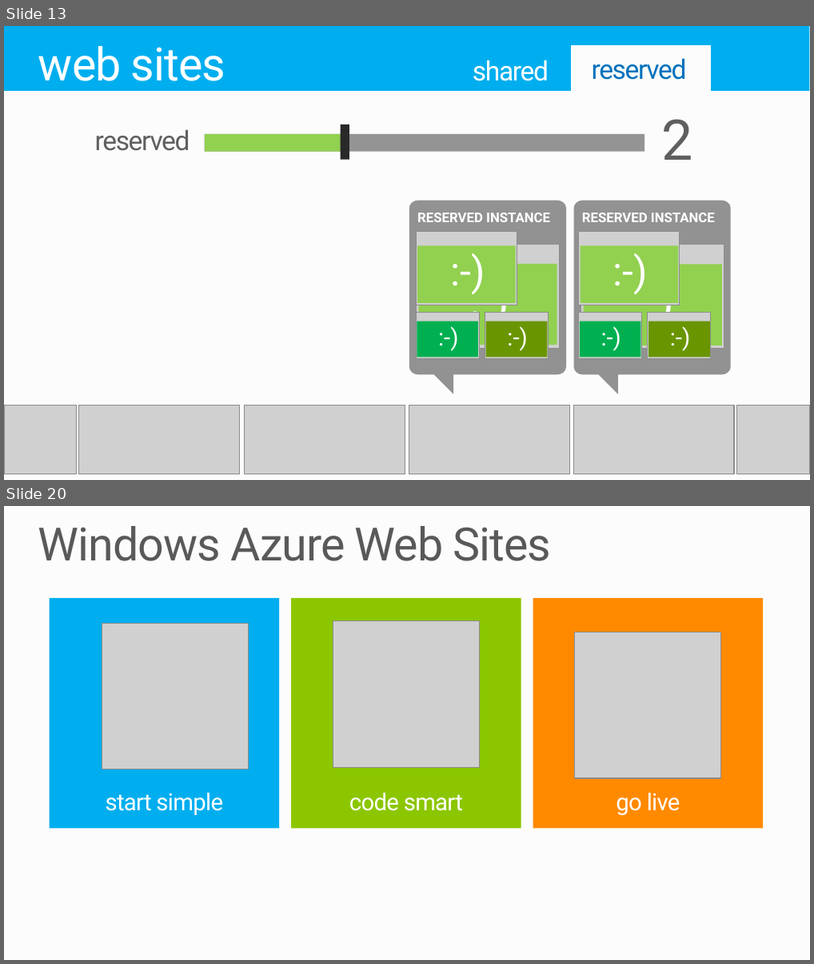
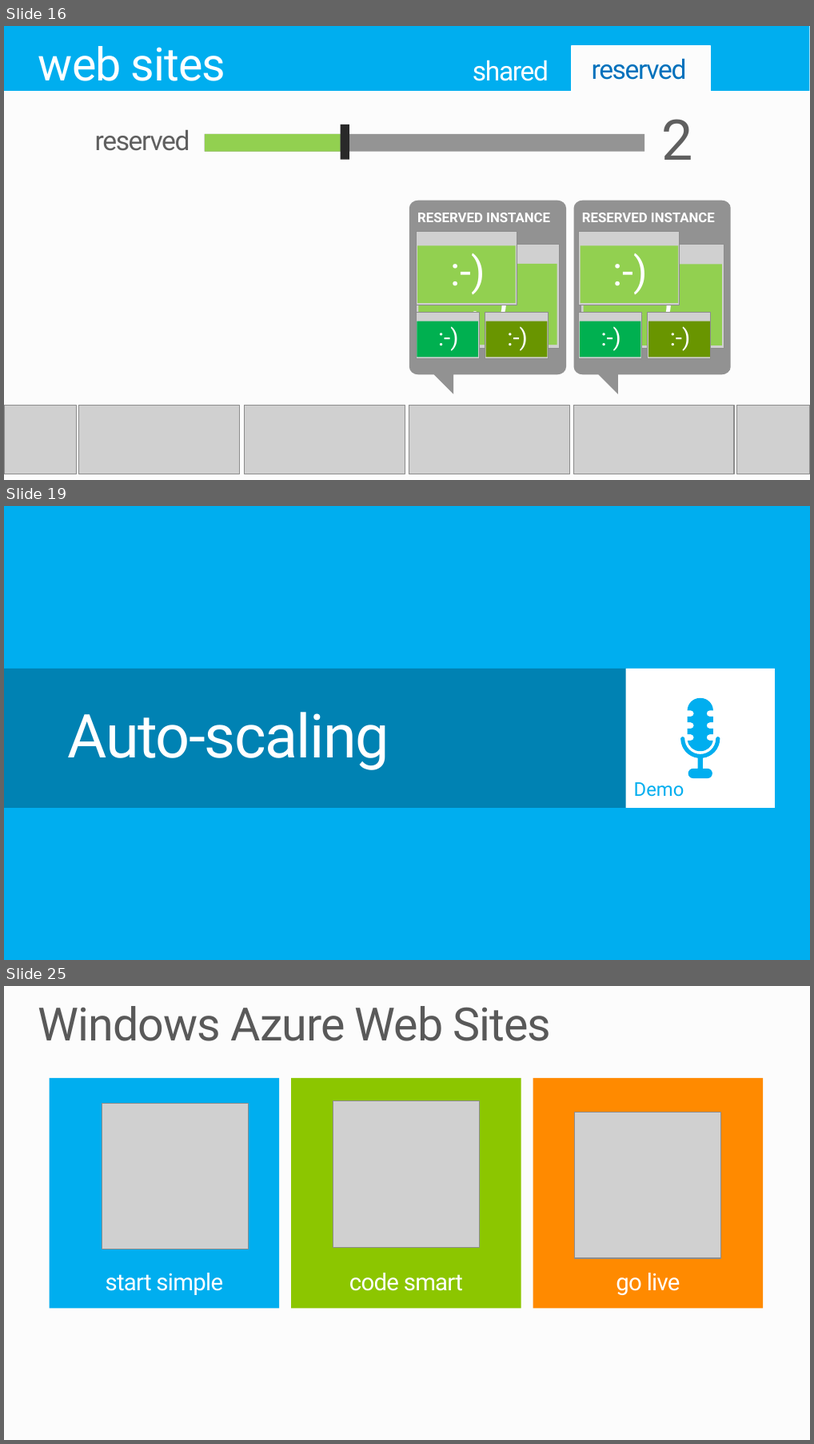
Before and after one commit to raz2/PRESENTATION-WindowsAzureWebSites, a slide deck: WindowsAzureWebSites.pptx. Shown one above the other, each under a label of ours: slides 13 and 20 before the commit, slides 16, 19 and 25 after it; the slides between them are not shown. The pictures are 814x964 and 814x1444 pixels, drawn with LibreOffice and Linux fonts; fonts in the diff are those of the drawing; grey boxes stand for pictures; background and template pictures are left out. Boxes give left, top, right and bottom in pixels: in the first picture for what was removed or moved away, otherwise in the second. Text is boxed around its words. In the diff, an @@ line names an element or a change of style, - is before the commit and + after.

```diff
--- a/WindowsAzureWebSites.pptx
+++ b/WindowsAzureWebSites.pptx
@@ slide 19 added at [4,506,810,960], background #00AEEF @@
@@ rectangle added at [770,602,810,875], fill #00AEEF @@
@@ rectangle added at [4,668,626,808], fill #0083B3 @@
@@ rectangle added at [626,668,775,808], fill #FFFFFF, 17 pt, text #00AEEF @@
+Demo
@@ title added at [68,712,390,770], 54 pt, text #FFFFFF @@
+Auto-scaling
@@ freeform shape added at [681,698,720,778], fill #00AEEF @@
@@ what was slide 13 is now slide 16 @@
@@ what was slide 20 is now slide 25 @@
```
Also in this commit, not shown: 4 slides changed, 4 other slides added.
